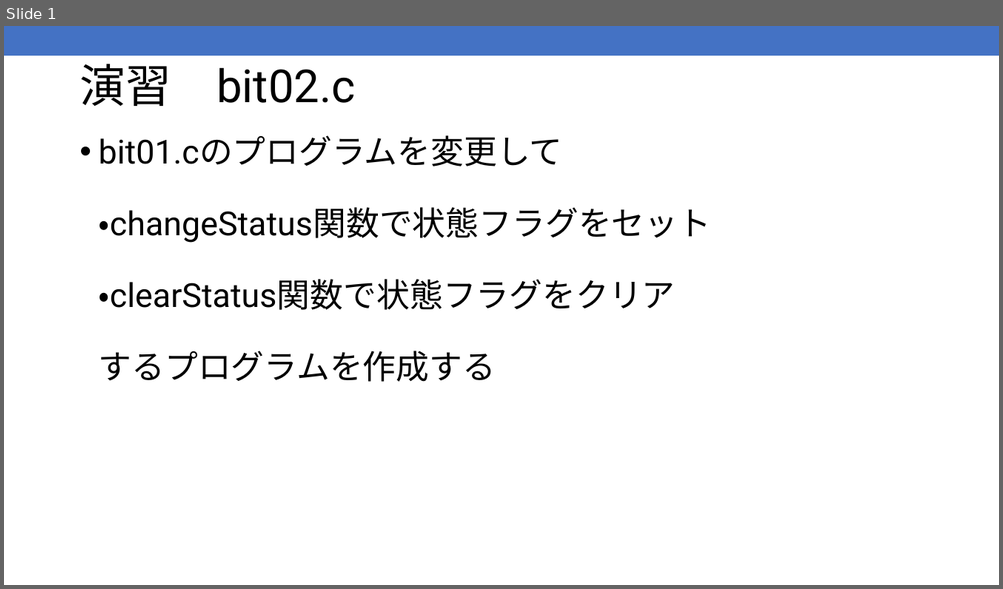
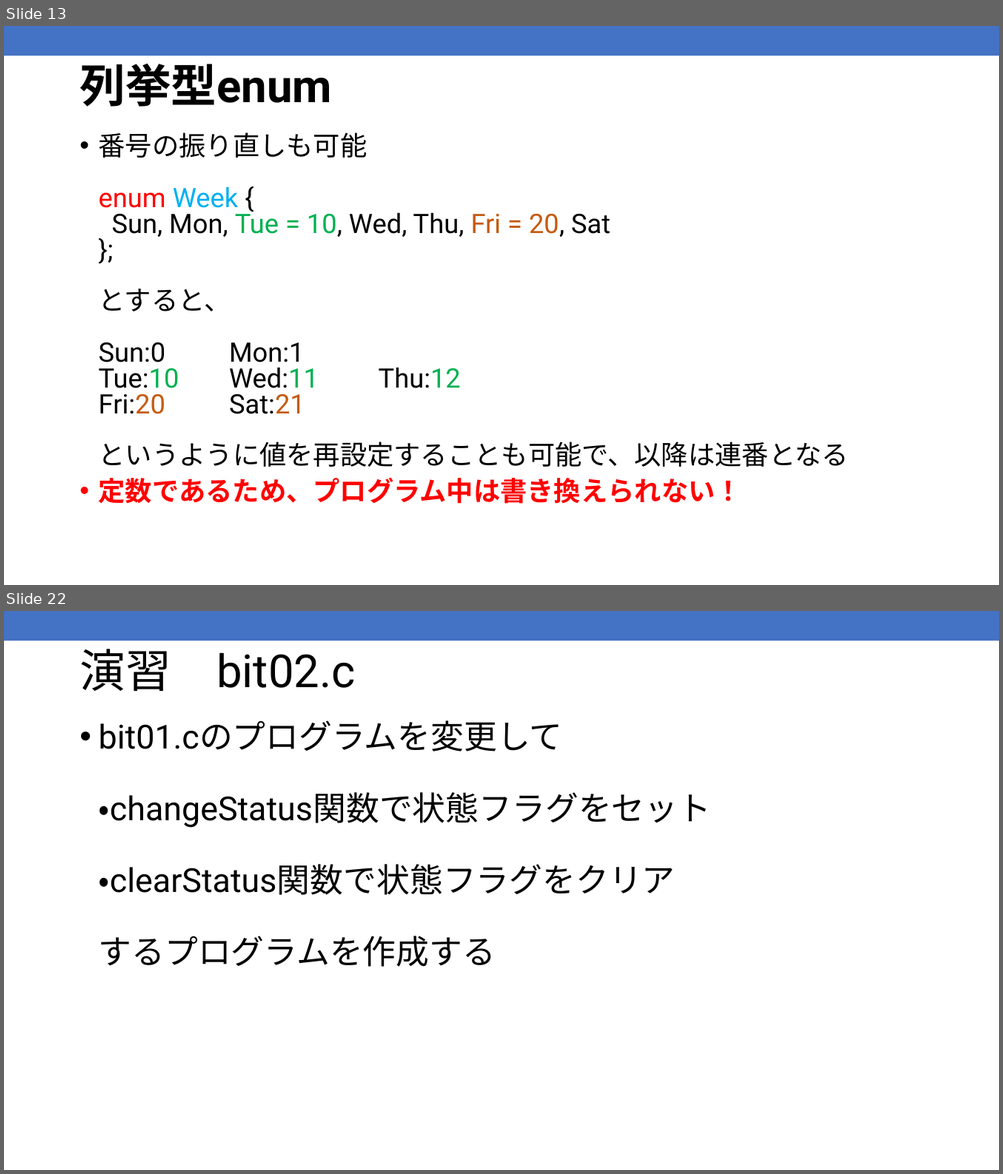
Before and after one commit to kic-murata/cpp2025, a slide deck: 授業資料/演習問題：ビット処理2025案.pptx. Shown one above the other, each under a label of ours: slide 1 before the commit, slides 13 and 22 after it; the slides between them are not shown. The pictures are 1003x589 and 1003x1174 pixels, drawn with LibreOffice and Linux fonts; fonts in the diff are those of the drawing. Boxes give left, top, right and bottom in pixels: in the first picture for what was removed or moved away, otherwise in the second. Text is boxed around its words. In the diff, an @@ line names an element or a change of style, - is before the commit and + after.

```diff
--- a/授業資料/演習問題：ビット処理2025案.pptx
+++ b/授業資料/演習問題：ビット処理2025案.pptx
@@ slide 13 added at box(4, 26, 999, 585), background #FFFFFF; not listed: 1 template element that a slide beside it also shows @@
@@ title added at box(79, 63, 331, 107), 44 pt, text #000000, bold @@
+列挙型enum
@@ text added at box(99, 133, 848, 504), 25.9 pt, text #000000 @@
+• 番号の振り直しも可能
+  enum Week {
+  Sun, Mon, Tue = 10, Wed, Thu, Fri = 20, Sat
+  };
+  とすると、
+  Sun:0 Mon:1
+  Tue:10 Wed:11 Thu:12
+  Fri:20 Sat:21
+  というように値を再設定することも可能で、以降は連番となる
+• 定数であるため、プログラム中は書き換えられない！
@@ what was slide 1 is now slide 22 @@
```
Also in this commit, not shown: 1 slide changed, 20 other slides added, 2 other files.
